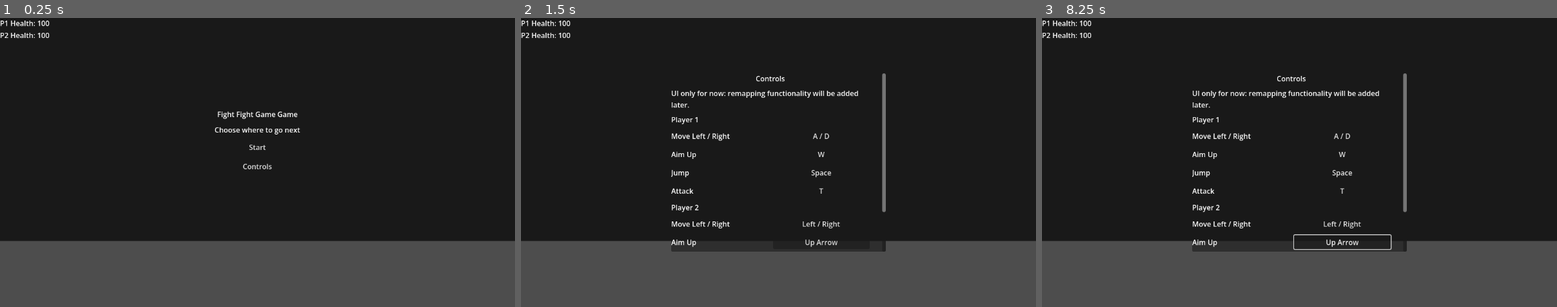
Above: before the commit, frames 1-3 (left to right).
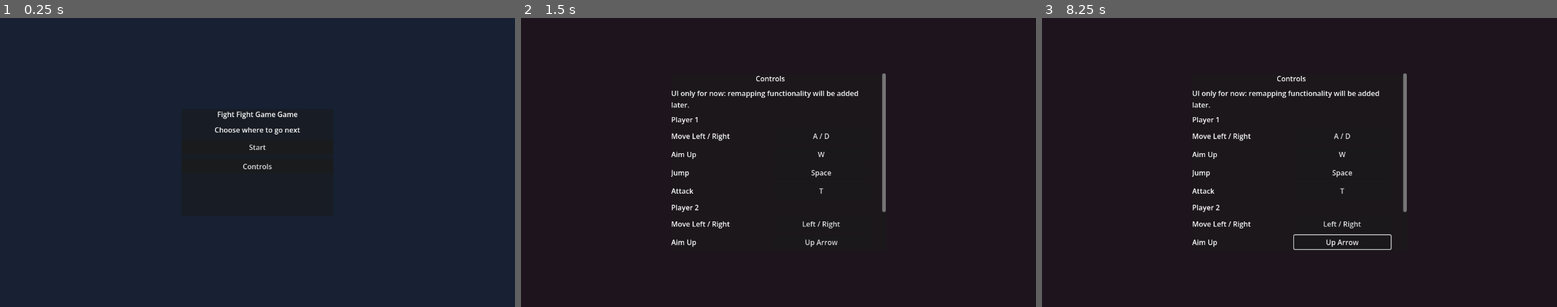
Above: after the commit, the same moments.

Repository: GitLlamma/Fight-Fight-Game-Game
Game: Godot game, scene res://scenes/main.tscn
Same seed, same stepped clock (60 frames per second), same inputs: the game is played once before the commit and once after it.
Inputs:
- Up to frame 1 (0.25 s): no input
- Up to frame 2 (1.5 s): click "Controls" at 0.5 s; click "Back" at 1.25 s
- Up to frame 3 (8.25 s): click "A / D" at 2 s; click "W" at 2.75 s; click "Space" at 3.5 s; click "T" at 4.25 s; click "Left / Right" at 5 s; click "Up Arrow" at 5.75 s; click "O" at 6.5 s; click "P" at 7.25 s; tap Enter at 8 s; hold Right (ui_right) from 8.03 s (still down); tap T (attack_p1) at 8.1 s

The runs differ from the first frame. In frame 1, 89% of the frame differs, in the area x 0-100%, y 0-100%; in frame 2, 22%; in frame 3, 22%.

Commit message:
Added backgrounds for menu screens

Diff:
--- a/GodotFiles/fight-fight-game-game/scenes/ui/hud.tscn
+++ b/GodotFiles/fight-fight-game-game/scenes/ui/hud.tscn
@@ -14,6 +14,13 @@
 
 [node name="P2HealthLabel" type="Label" parent="VBoxContainer"]
 text = "P2 Health: 100"
+
+[node name="MainMenuBackground" type="ColorRect" parent="."]
+anchor_right = 1.0
+anchor_bottom = 1.0
+offset_right = 0.0
+offset_bottom = 0.0
+color = Color(0.09, 0.13, 0.2, 1)
 
 [node name="MainMenuScreen" type="PanelContainer" parent="."]
 anchor_left = 0.5
@@ -137,6 +144,13 @@
 [node name="BackToMainMenuButton" type="Button" parent="CharacterSelectScreen/SelectScroll/SelectContent"]
 text = "Back"
 
+[node name="ControlsBackground" type="ColorRect" parent="."]
+anchor_right = 1.0
+anchor_bottom = 1.0
+offset_right = 0.0
+offset_bottom = 0.0
+color = Color(0.12, 0.08, 0.12, 1)
+
 [node name="ControlsScreen" type="PanelContainer" parent="."]
 anchor_left = 0.5
 anchor_top = 0.5
--- a/GodotFiles/fight-fight-game-game/scripts/hud.gd
+++ b/GodotFiles/fight-fight-game-game/scripts/hud.gd
@@ -6,6 +6,7 @@
 
 @onready var p1_health_label = $VBoxContainer/P1HealthLabel
 @onready var p2_health_label = $VBoxContainer/P2HealthLabel
+@onready var main_menu_background = $MainMenuBackground
 @onready var main_menu_screen = $MainMenuScreen
 @onready var main_menu_start_button = $MainMenuScreen/MainMenuContent/StartButton
 @onready var main_menu_controls_button = $MainMenuScreen/MainMenuContent/ControlsButton
@@ -21,6 +22,7 @@
 @onready var p2_preview_label = $CharacterSelectScreen/SelectScroll/SelectContent/P2PreviewLabel
 @onready var start_match_button = $CharacterSelectScreen/SelectScroll/SelectContent/StartMatchButton
 @onready var back_to_main_menu_button = $CharacterSelectScreen/SelectScroll/SelectContent/BackToMainMenuButton
+@onready var controls_background = $ControlsBackground
 @onready var controls_screen = $ControlsScreen
 @onready var controls_back_button = $ControlsScreen/ControlsScroll/ControlsContent/BackButton
 
@@ -31,9 +33,11 @@
 var cached_default_p2: StringName = &"default_fighter"
 
 func _ready():
+	main_menu_background.hide()
 	main_menu_screen.hide()
 	win_screen.hide()
 	character_select_screen.hide()
+	controls_background.hide()
 	controls_screen.hide()
 	main_menu_start_button.pressed.connect(_on_main_menu_start_button_pressed)
 	main_menu_controls_button.pressed.connect(_on_main_menu_controls_button_pressed)
@@ -61,21 +65,27 @@
 
 func show_main_menu(character_options: Array, default_p1: StringName, default_p2: StringName) -> void:
 	cache_character_select_data(character_options, default_p1, default_p2)
+	main_menu_background.show()
 	main_menu_screen.show()
+	controls_background.hide()
 	controls_screen.hide()
 	character_select_screen.hide()
 	hide_winner()
 
 func hide_main_menu() -> void:
+	main_menu_background.hide()
 	main_menu_screen.hide()
 
 func show_controls_screen() -> void:
+	controls_background.show()
 	controls_screen.show()
+	main_menu_background.hide()
 	main_menu_screen.hide()
 	character_select_screen.hide()
 	hide_winner()
 
 func hide_controls_screen() -> void:
+	controls_background.hide()
 	controls_screen.hide()
 
 func cache_character_select_data(character_options: Array, default_p1: StringName, default_p2: StringName) -> void:
@@ -85,7 +95,9 @@
 
 func show_character_select(character_options: Array, default_p1: StringName, default_p2: StringName) -> void:
 	cache_character_select_data(character_options, default_p1, default_p2)
+	main_menu_background.hide()
 	main_menu_screen.hide()
+	controls_background.hide()
 	controls_screen.hide()
 	character_select_screen.show()
 	hide_winner()
@@ -164,8 +176,7 @@
 	show_controls_screen()
 
 func _on_controls_back_button_pressed() -> void:
-	main_menu_screen.show()
-	controls_screen.hide()
+	show_main_menu(cached_character_options, cached_default_p1, cached_default_p2)
 
 func _on_back_to_main_menu_button_pressed() -> void:
 	show_main_menu(cached_character_options, cached_default_p1, cached_default_p2)
Not shown, changed: DOCUMENTATION.md
